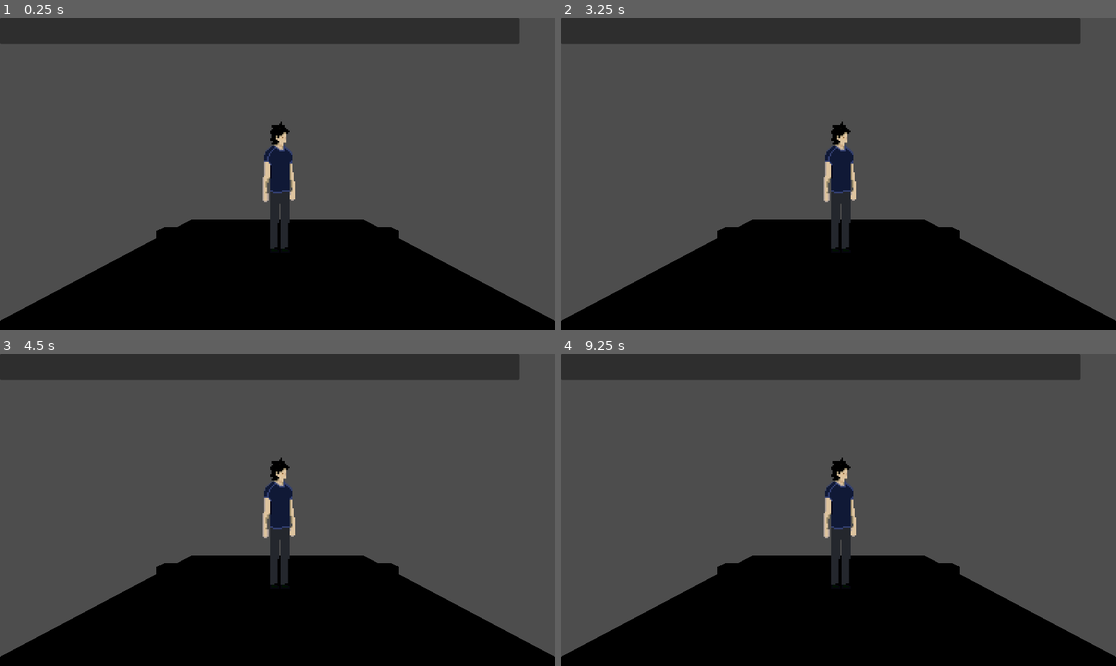
Above: before the commit, frames 1-4 (two rows, left to right).
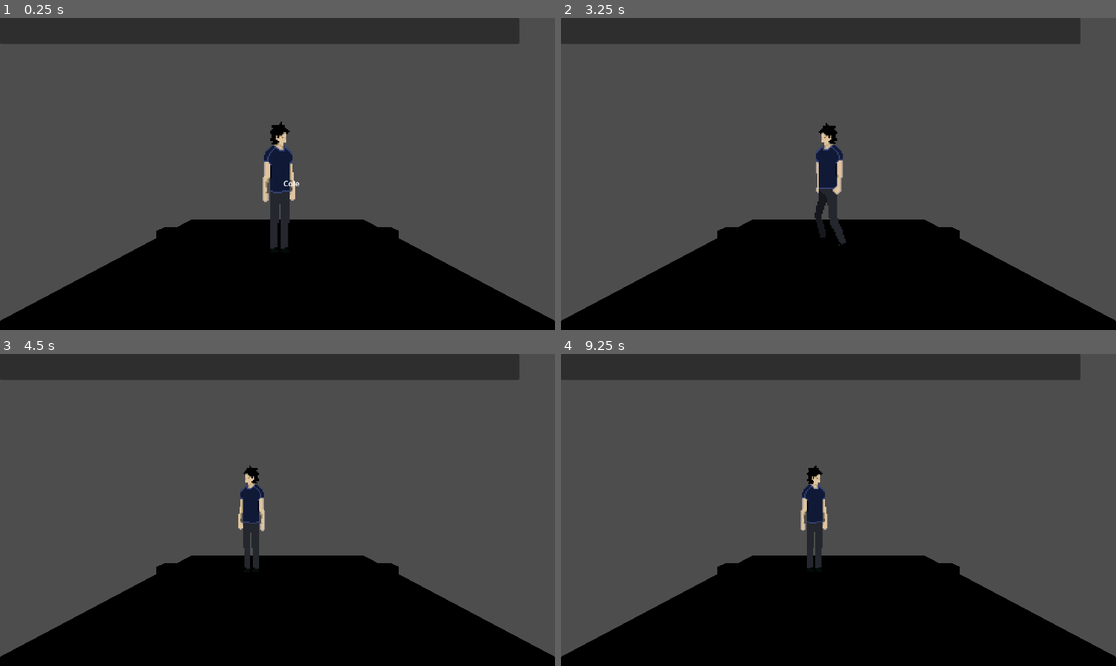
Above: after the commit, the same moments.

Repository: gagdiez/PACgd
Game: Godot game, scene res://Level.tscn
The game is run twice, just before and just after one commit, with the same random seed, the same clock (stepped at 60 frames per second) and the same inputs.
Inputs (mouse positions are in pixels of both pictures, inside the frame that each line leads up to):
- Up to frame 1 (0.25 s): no input
- Up to frame 2 (3.25 s): tap Enter at 0.5, 2 s; move the mouse to (960, 158) at 0.52 s; click (960, 158) at 0.67 s; tap Space at 1.25, 2.75 s; move the mouse to (727, 189) at 1.27 s; click (727, 189) at 1.42 s; move the mouse to (894, 105) at 2.02 s; click (894, 105) at 2.17 s; move the mouse to (810, 236) at 2.77 s; click (810, 236) at 2.92 s
- Up to frame 3 (4.5 s): move the mouse to (444, 556) at 3.52 s; click (444, 556) at 3.67 s; tap Enter at 4.25 s; move the mouse to (111, 463) at 4.27 s; click (111, 463) at 4.42 s
- Up to frame 4 (9.25 s): tap Space at 5 s; move the mouse to (866, 510) at 5.02 s; click (866, 510) at 5.17 s; move the mouse to (755, 432) at 5.77 s; click (755, 432) at 5.92 s; move the mouse to (960, 494) at 6.52 s; click (960, 494) at 6.67 s; move the mouse to (727, 525) at 7.27 s; click (727, 525) at 7.42 s; move the mouse to (894, 441) at 8.02 s; click (894, 441) at 8.17 s; move the mouse to (810, 572) at 8.77 s; click (810, 572) at 8.92 s

The runs differ from the first frame. In frame 1, less than 0.1% of the frame differs, in the area x 51-54%, y 52-54%; in frame 2, 1.8%; in frame 3, 2.5%, in the area x 42-54%, y 33-74%; in frame 4, 2.4%.
Error before the commit: Assertion failed. (res://addons/PACgd/scripts/Point_and_Click.gd:82)

Commit message:
Fix Camera node reference in example level
There is no node called "Camera3D" in the scene tree. It should be "Camera".

Diff:
--- a/scripts/Level.gd
+++ b/scripts/Level.gd
@@ -7,7 +7,7 @@
 
 	# - The Camera3D lets the player know which direction he should be facing when
 	#   moving around
-	$Cole.camera = $Camera3D
+	$Cole.camera = $Camera
 
 	# We need to initialize our point and click system letting it know:
 	# - Who's the player
